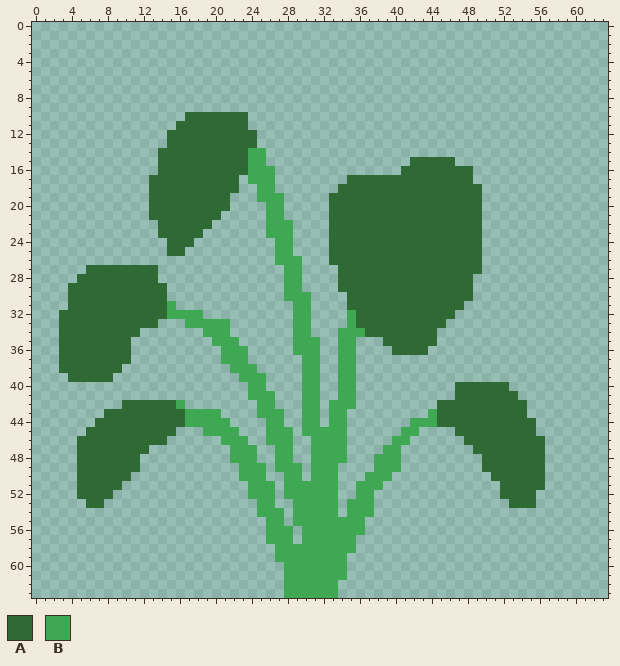
File history of a pixel-art file, Twisted Petal/Assets/Aseprite/Enemies/Animated/Stationary/monsterraPlantDraft.ase. This is how it looked before the edit.
64x64 pixels, 1 frame. Colours within 5 levels of each other are drawn and written as one.
Palette (. is transparent): A #2f6934  B #3ea853
New version:
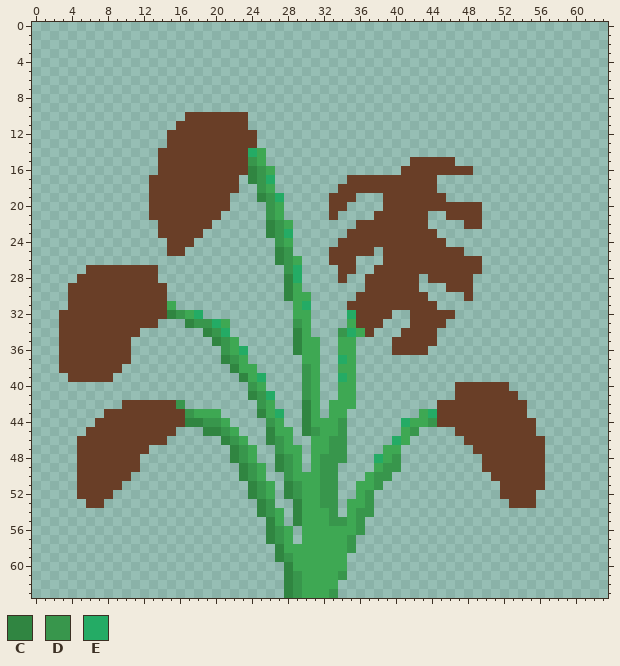
Colours new in this view: C #308541  D #38964c  E #24ab65
From the commit log: Updated shading and leaf pattern
The edit:
colour A: #2f6934 -> #693e27
Changed rows in their new state; - is a pixel that keeps its letter.
first column x 15:
14 ---------E-------------------------
15 ---------D-------------------------
16 ---------CD------------------------
17 ---------CDE------------------....-
18 ----------D-------------------.....
19 ----------CDE--------...-------....
20 -----------D--------....-----------
21 -----------D-------....------..----
22 -----------CD-----...--------....--
23 -----------CDE----..----------.....
24 ------------D-----.------------....
25 ------------CD---------.---------..
26 ------------CD-------...-----------
27 -------------DE------..------------
28 -------------CE-----..------.------
29 -------------C-----...------...----
30 -------------C------.--------....--
31 ---------------E--------------...--
32 CD-E----------------E----..--------
33 --CDDE--------D---------...--------
34 ----CDE-------C----DE--...---------
35 -----CD-------C---------.----------
36 ------D-E-----C--------------------
37 ------CD-----------E---------------
38 -------C-------D-------------------
39 --------C-E----D---E---------------
40 ---------D-----D-------------------
41 ---------CDE---D-------------------
42 -D--------D----C-------------------
43 --D-------C-E--C------------BE-----
44 --CCDD-----D---C-B-D------E--D-----
45 ----CCD----C---CD--D-------D-------
46 ------CD---CD-----DD-----E---------
47 -------CD---D-B---DD---------------
48 -------CD---CDB--DDD---E-D---------
49 --------CD--CD---DD-----DD---------
50 --------CD---D-B-DD----DD----------
51 ---------CD--CD--DD----D-----------
52 ---------CD--CD--DD---D------------
53 ----------CD--C--DD---D------------
54 ----------CD--C---D--DD------------
55 -----------C--C---DD-D-------------
56 -----------CD--------D-------------
57 -----------CD-------D--------------
58 ------------C-------D--------------
59 ------------CD---------------------
60 -------------C---------------------
61 -------------CD----D---------------
62 -------------CD--------------------
63 -------------CD---D----------------
Boxes around the changes in both pictures, in picture pixels (x1, y1, x2, y2):
changed: (59, 112, 545, 598)
